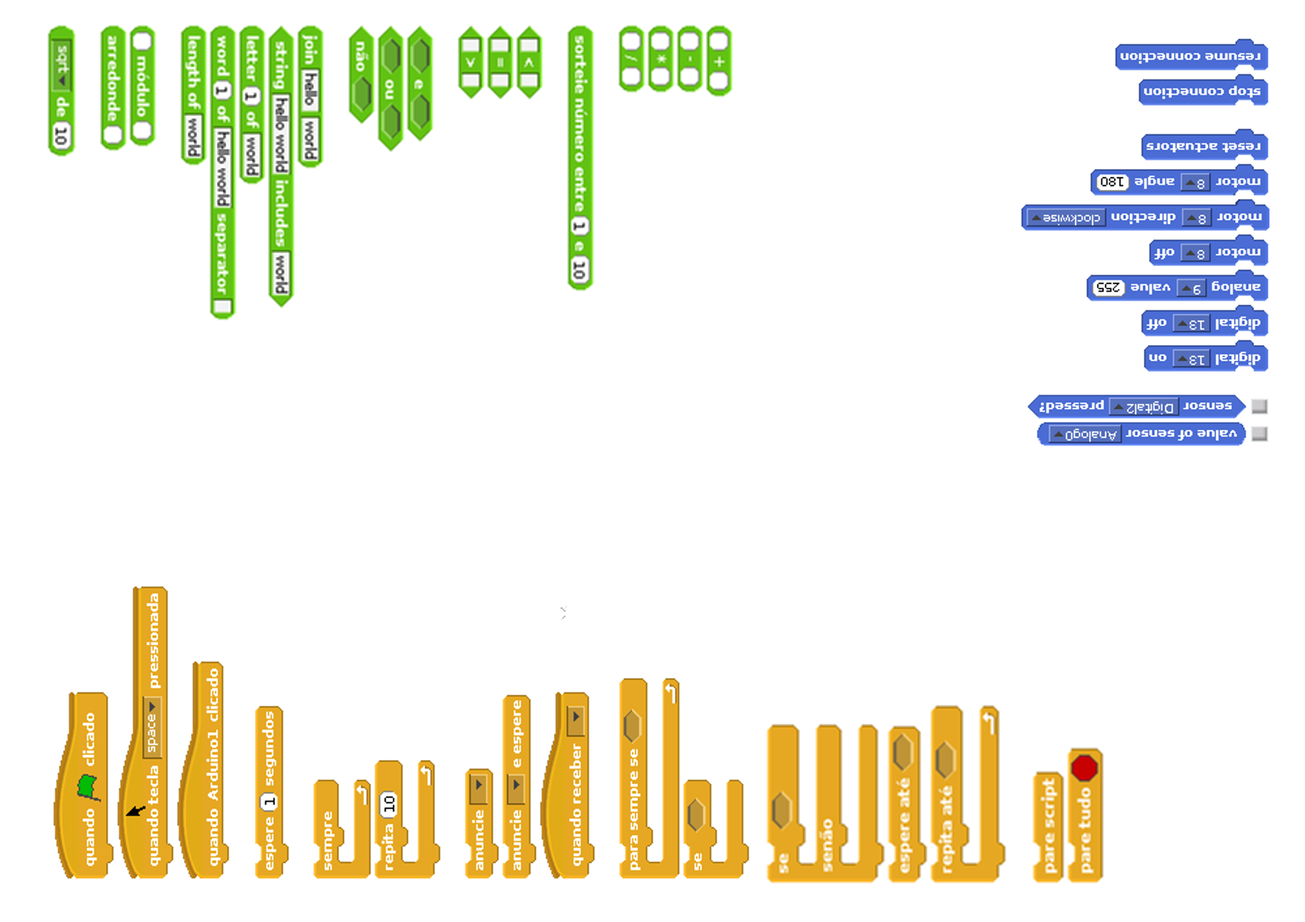
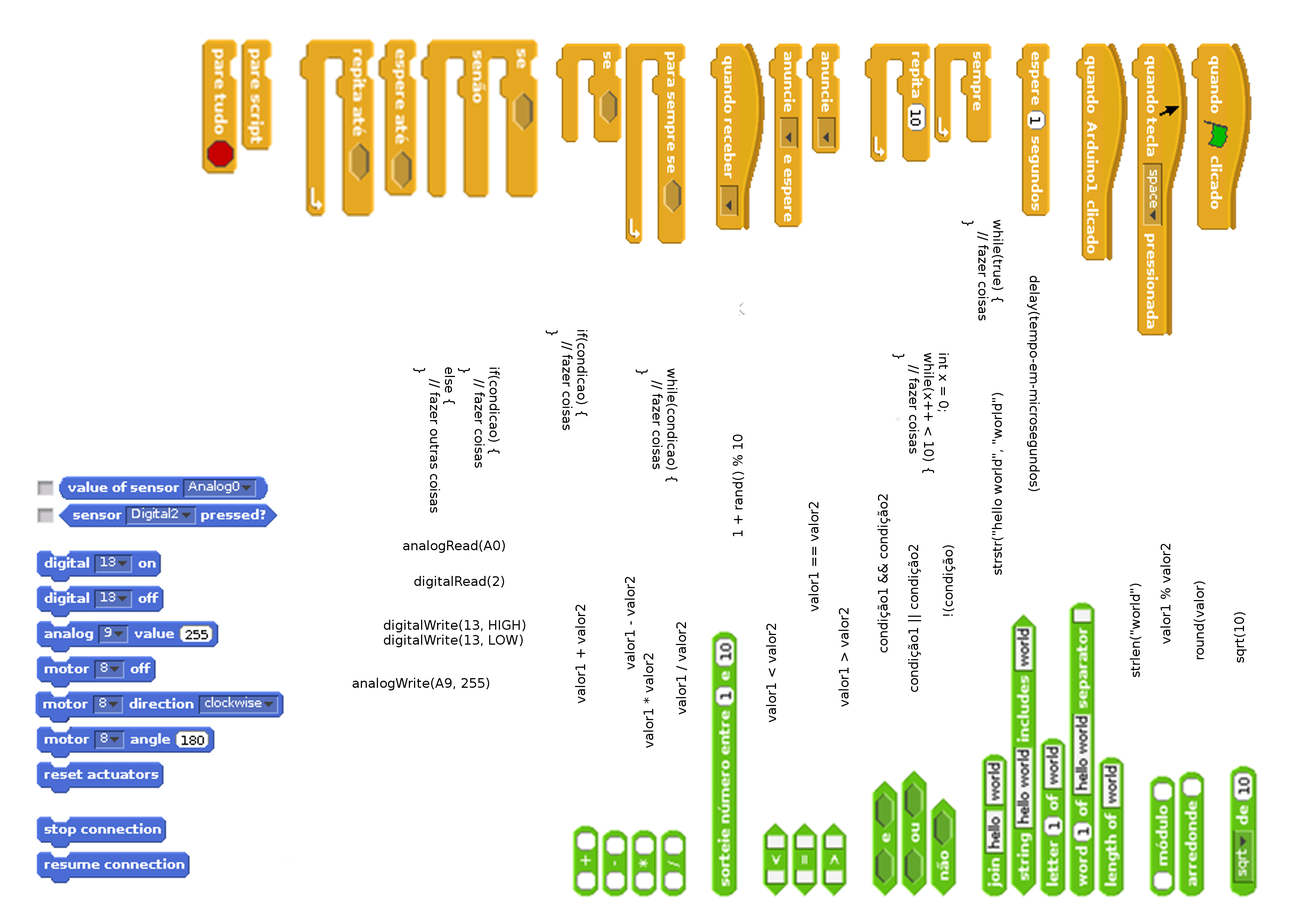
Two versions of the same layered image (1305 × 922). Layer-by-layer changes:
added layer "condição1 && condição2" above "analogWrite(A9, 255)" over [877, 494, 890, 653]
added layer "analogWrite(A9, 255)" above "digitalWrite(13, HIGH) ..." over [352, 678, 490, 691]
added layer "digitalWrite(13, HIGH) ..." above "digitalRead(2)" over [383, 619, 526, 648]
added layer "digitalRead(2)" above "analogRead(A0)" over [414, 576, 504, 589]
added layer "analogRead(A0)" above "1 + rand() % 10" over [403, 540, 505, 554]
added layer "1 + rand() % 10" above "valor1 + valor2" over [732, 434, 744, 537]
added layer "valor1 + valor2" above "valor1 - valor2" over [574, 604, 586, 704]
added layer "valor1 / valor2" above "valor1 < valor2" over [675, 622, 687, 715]
added layer "valor1 == valor2" above "valor1 > valor2" over [808, 502, 819, 612]
added layer "condição1 || condição2" above "!(condição)" over [907, 544, 921, 693]
added layer "strstr('hello world', 'world')" above "strlen('world')" over [991, 393, 1004, 575]
added layer "strlen('world')" above "valor1 % valor2" over [1129, 583, 1142, 678]
added layer "valor1 % valor2" above "round(valor)" over [1160, 543, 1171, 645]
added layer "if(condicao) { ... #1" above "if(condicao) { ..." over [413, 367, 500, 513]
added layer "if(condicao) { ..." above "while(condicao) { ..." over [545, 330, 588, 431]
added layer "while(condicao) { ..." above "int x = 0; ..." over [635, 368, 678, 482]
added layer "int x = 0; ..." above "while(true) { ..." over [892, 352, 949, 474]
added layer "while(true) { ..." above "delay(tempo-em-microsegundos)" over [961, 219, 1004, 321]
added layer "delay(tempo-em-microsegundos)" above "Camada colada #4" over [1026, 275, 1040, 492]
painted on "Camada colada #4" over [34, 24, 1270, 898]
painted on "Camada colada #2" over [34, 25, 1270, 897]
painted on "Camada colada #1" over [185, 35, 1120, 887]
painted on "Camada colada" over [43, 39, 1261, 883]
…and 8 more changes (7 added, 1 painted)
